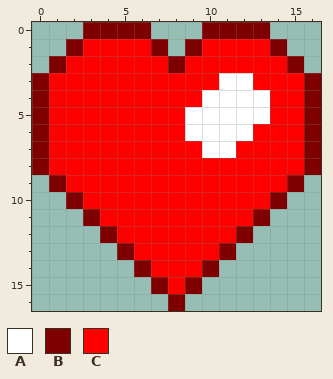
A pixel-art sprite gets an edit: resources/graphics/heart.png. That is the earlier state.
The file is 17x17 pixels.
Palette (. is transparent): A #ffffff  B #7f0000  C #ff0000
Pixels before, first column x 0:
 0 ...BBBB...BBBB...
 1 ..BCCCCB.BCCCCB..
 2 .BCCCCCCBCCCCCCB.
 3 BCCCCCCCCCCAACCCB
 4 BCCCCCCCCCAAAACCB
 5 BCCCCCCCCAAAAACCB
 6 BCCCCCCCCAAAACCCB
 7 BCCCCCCCCCAACCCCB
 8 BCCCCCCCCCCCCCCCB
 9 .BCCCCCCCCCCCCCB.
10 ..BCCCCCCCCCCCB..
11 ...BCCCCCCCCCB...
12 ....BCCCCCCCB....
13 .....BCCCCCB.....
14 ......BCCCB......
15 .......BCB.......
16 ........B........
The same view after the edit:
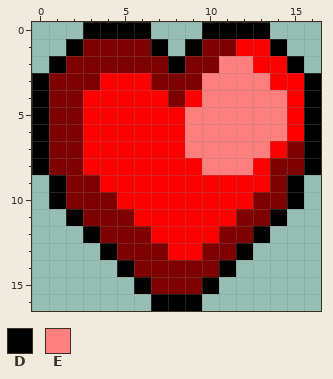
Colours new in this view: D #000000  E #ff7f7f
Difference:
y 0: x 3..6 BBBB -> DDDD; x 10..13 BBBB -> DDDD
y 1: x 2..7 BCCCCB -> DBBBBD; x 9..11 BCC -> DBB; x 14 B -> D
y 2: x 1..12 BCCCCCCBCCCC -> DBBBBBBDBBEE; x 15 B -> D
y 3: x 0..3 BCCC -> DBBB; x 7..13 CCCCAAC -> BBBEEEE; x 16 B -> D
y 4: x 0..2 BCC -> DBB; x 8 C -> B; x 10..14 AAAAC -> EEEEE; x 16 B -> D
y 5: x 0..2 BCC -> DBB; x 9..14 AAAAAC -> EEEEEE; x 16 B -> D
y 6: x 0..2 BCC -> DBB; x 9..14 AAAACC -> EEEEEE; x 16 B -> D
y 7: x 0..2 BCC -> DBB; x 9..13 CAACC -> EEEEE; x 15..16 CB -> BD
y 8: x 0..2 BCC -> DBB; x 10..12 CCC -> EEE; x 14..16 CCB -> BBD
y 9: x 1..3 BCC -> DBB; x 14..15 CB -> BD
y 10: x 1 . -> D; x 3..4 CC -> BB; x 13 C -> B; x 15 . -> D
y 11: x 2 . -> D; x 4..5 CC -> BB; x 12 C -> B; x 14 . -> D
y 12: x 3 . -> D; x 5..6 CC -> BB; x 11 C -> B; x 13 . -> D
y 13: x 4 . -> D; x 6..7 CC -> BB; x 10 C -> B; x 12 . -> D
y 14: x 5 . -> D; x 7..9 CCC -> BBB; x 11 . -> D
y 15: x 6 . -> D; x 8 C -> B; x 10 . -> D
y 16: x 7..9 .B. -> DDD
Pixel boxes of the changes (left, top, right, bottom) in both pictures:
changed: (32, 22, 321, 311)
